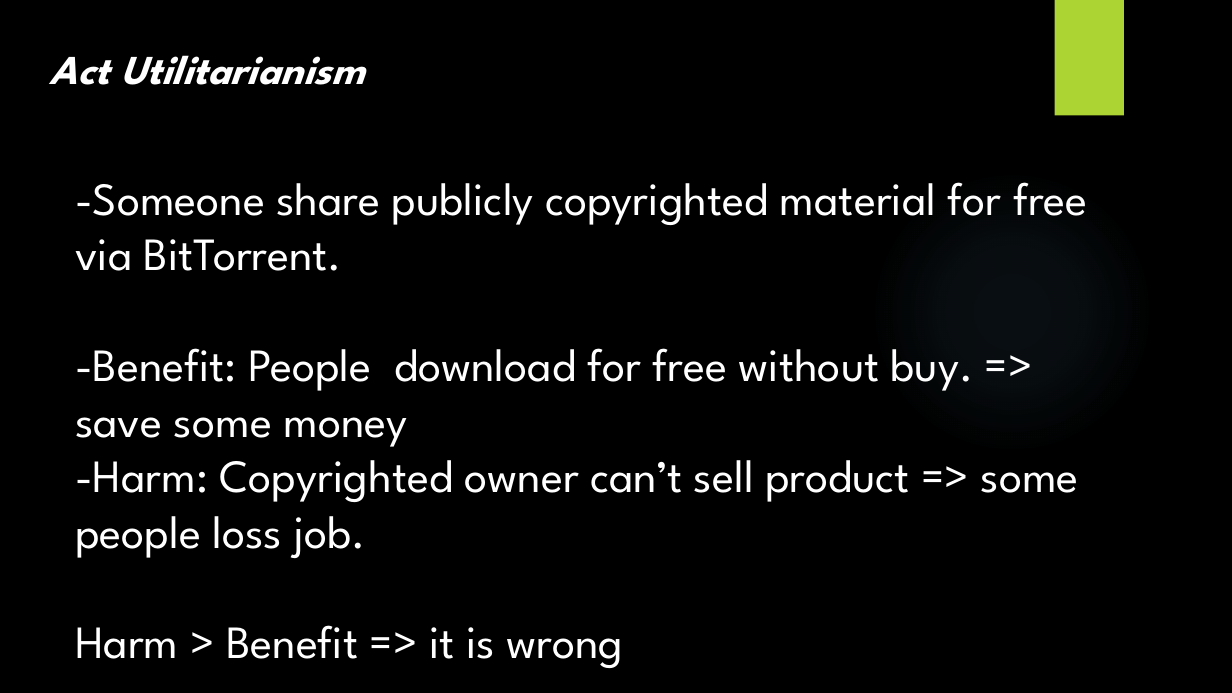
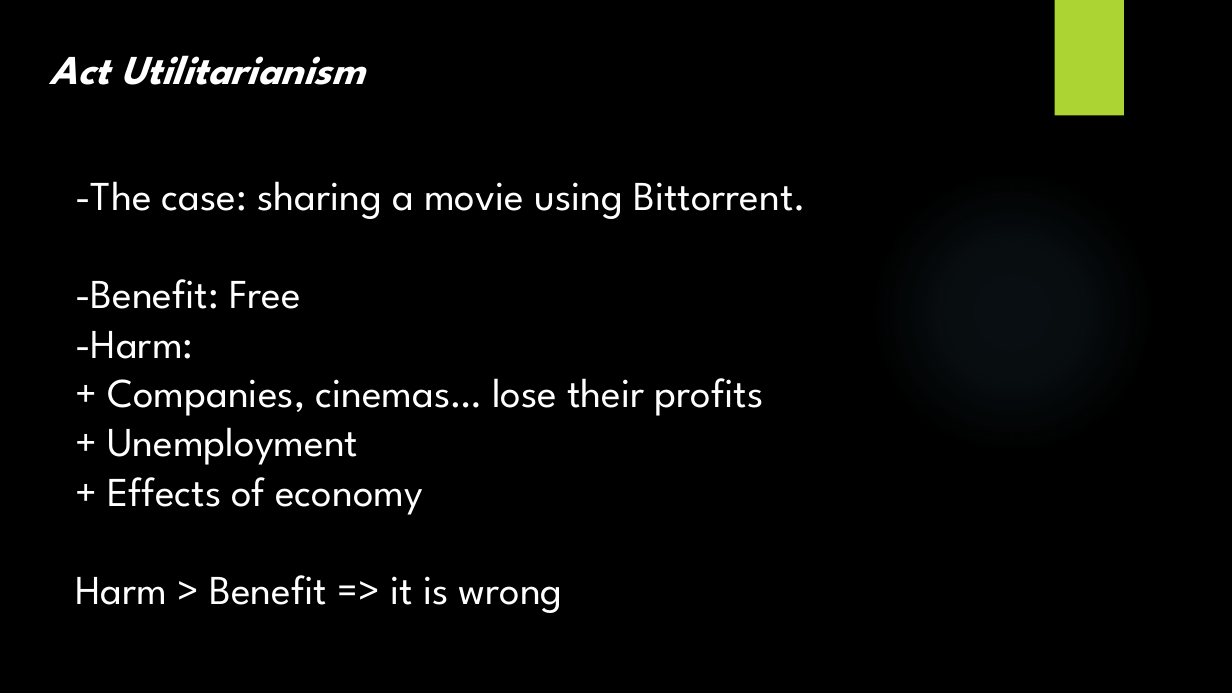
Before and after one commit to ttpro1995/ethics_final_latex, a slide deck: slide 15 of 1351040_1351030.pptx. Drawn at 1232x693 pixels with LibreOffice and Linux fonts; fonts in the diff are those of the drawing; background and template pictures are left out. Boxes give left, top, right and bottom in pixels: in the first picture for what was removed or moved away, otherwise in the second. Text is boxed around its words. In the diff, an @@ line names an element or a change of style, - is before the commit and + after.

```diff
--- a/1351040_1351030.pptx
+++ b/1351040_1351030.pptx
@@ text at [75,181,807,515]: text changed; size 36 to 32 pt @@
--Someone share publicly copyrighted material for free via BitTorrent.
--Benefit: People download for free without buy. => save some money
--Harm: Copyrighted owner can’t sell product => some people loss job.
+-The case: sharing a movie using Bittorrent.
+-Benefit: Free
+-Harm:
++ Companies, cinemas… lose their profits
++ Unemployment
++ Effects of economy
@@ text at [75,575,563,613]: size 36 to 32 pt in "Harm > Benefit => it is wrong" @@
```
Also in this commit, not shown: 8 other slides changed, 3 slides added, 2 slides removed, 3 other files.
